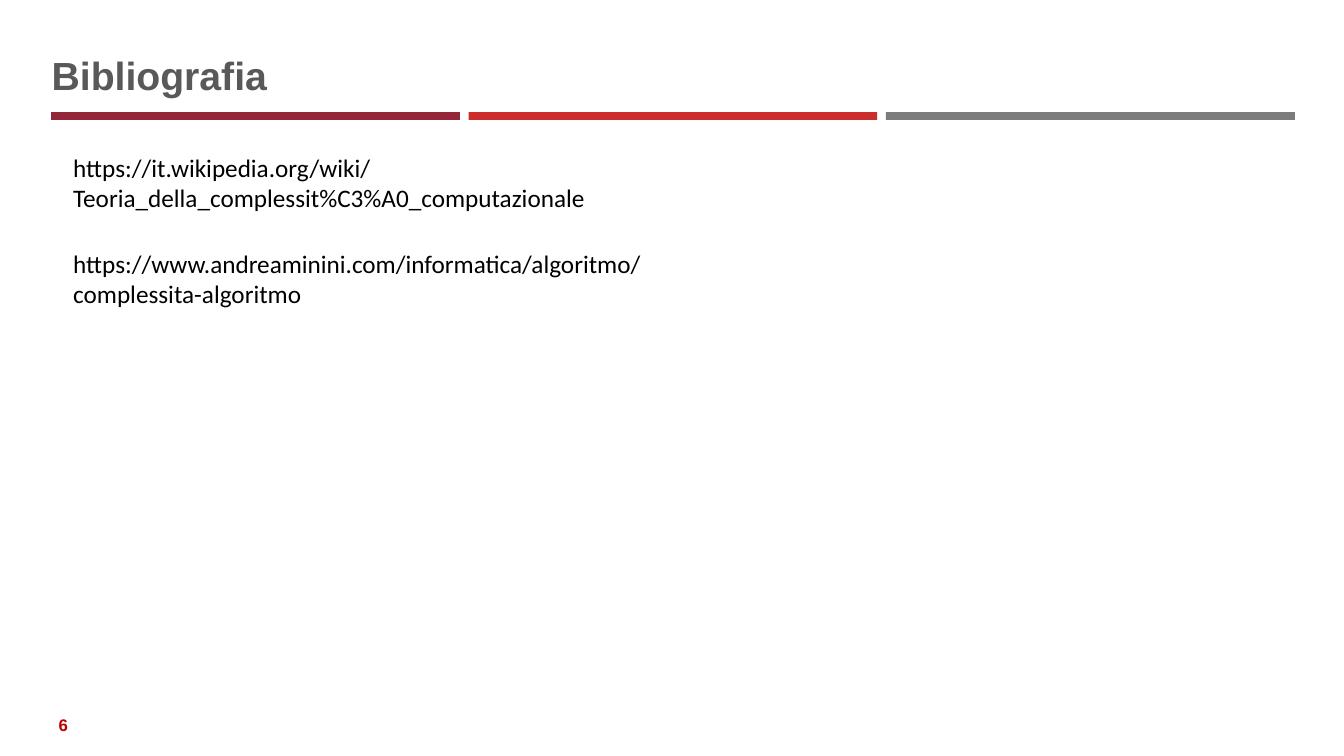
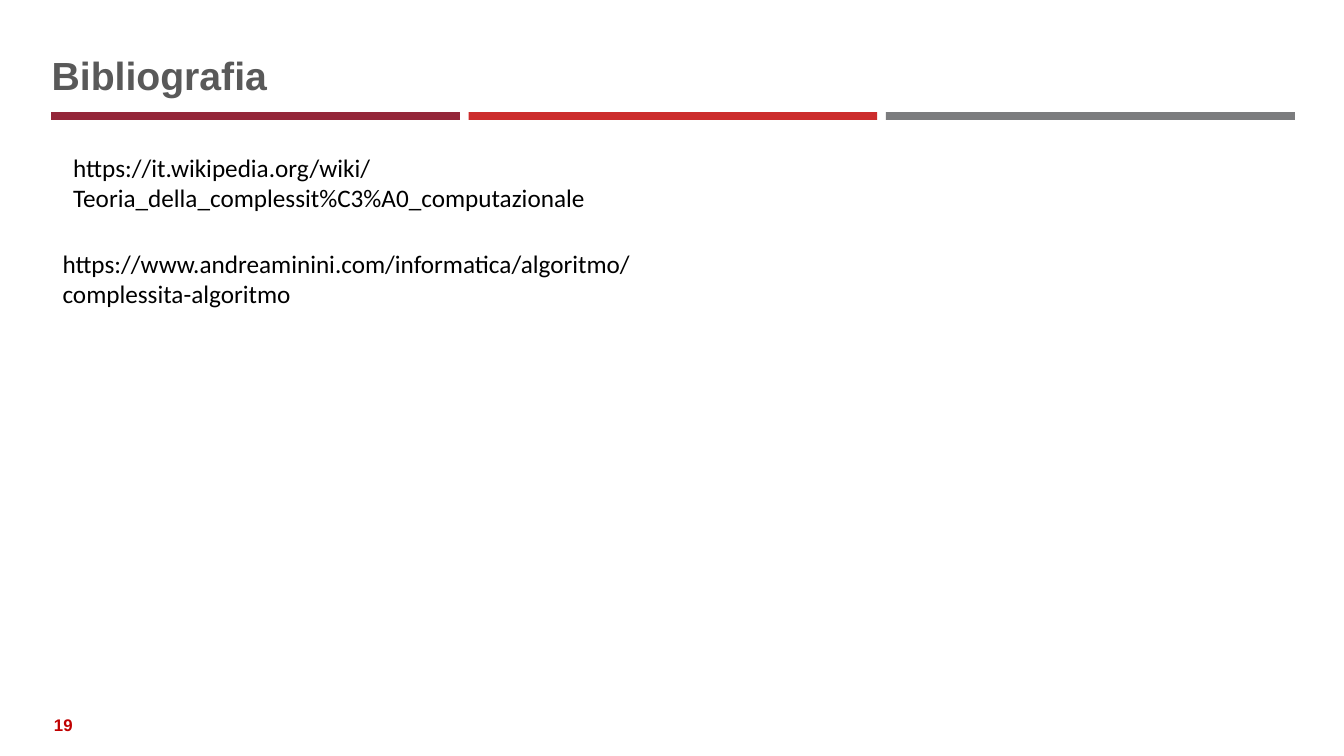
Before and after one commit to neural1977/data_science_interview_material, a slide deck: slide 19 of Assicurazioni/Complessità di algoritmi e problemi.pptx (slide 6 before the commit). Drawn at 1344x756 pixels with LibreOffice and Linux fonts; fonts in the diff are those of the drawing. Boxes give left, top, right and bottom in pixels: in the first picture for what was removed or moved away, otherwise in the second. Text is boxed around its words. In the diff, an @@ line names an element or a change of style, - is before the commit and + after.

```diff
--- a/Assicurazioni/Complessità di algoritmi e problemi.pptx
+++ b/Assicurazioni/Complessità di algoritmi e problemi.pptx
@@ text "https://www.andreaminini.com/informatica/algoritmo/complessi ...": place and size @@
-text "https://www.andreaminini.com/informatica/algoritmo/complessi ..." at (73, 255, 640, 308)
+text "https://www.andreaminini.com/informatica/algoritmo/complessi ..." at (63, 255, 630, 308)
@@ page number at (54, 719, 73, 731): text changed @@
-6
+19
```
Also in this commit, not shown: 4 other slides changed, 13 slides added, 1 other file.
